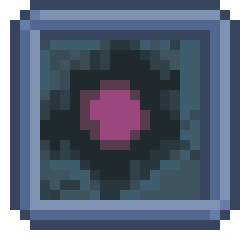
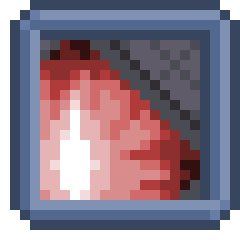
Layers edited between the first and the second 240 × 240 image:
added layer "Pasted Layer #11" above "Pasted Layer #10" over [40, 40, 200, 200]
hid "miniboss_pit_02.png" over [40, 40, 200, 200]
hid "Pasted Layer #6" over [40, 40, 200, 200]
